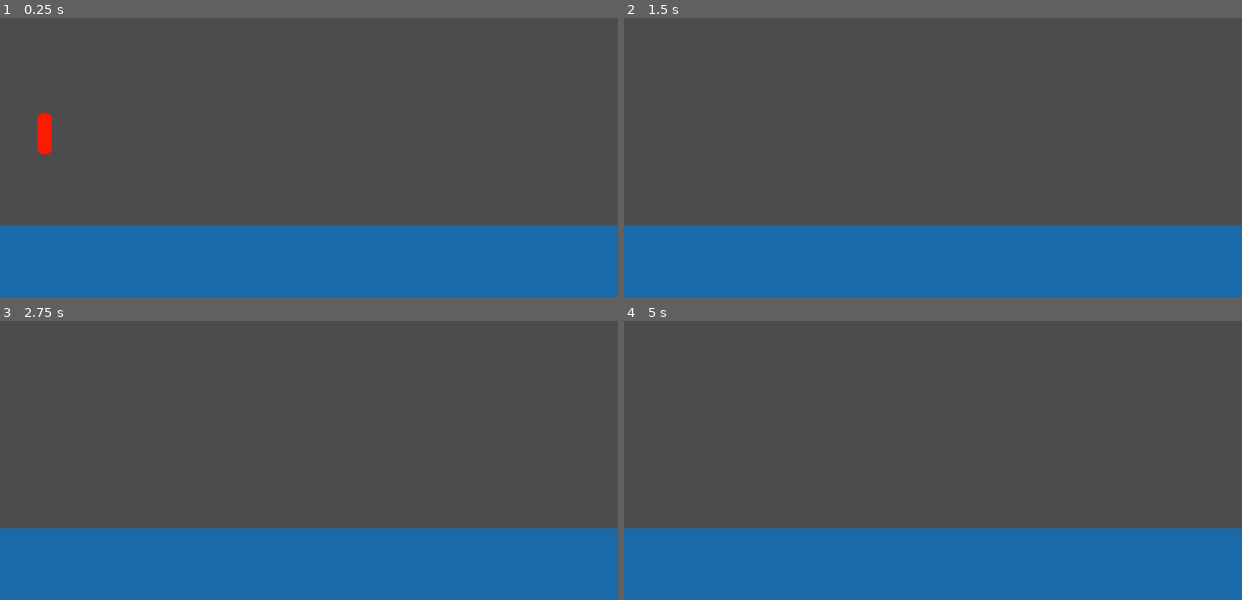
Above: before the commit, frames 1-4 (two rows, left to right).
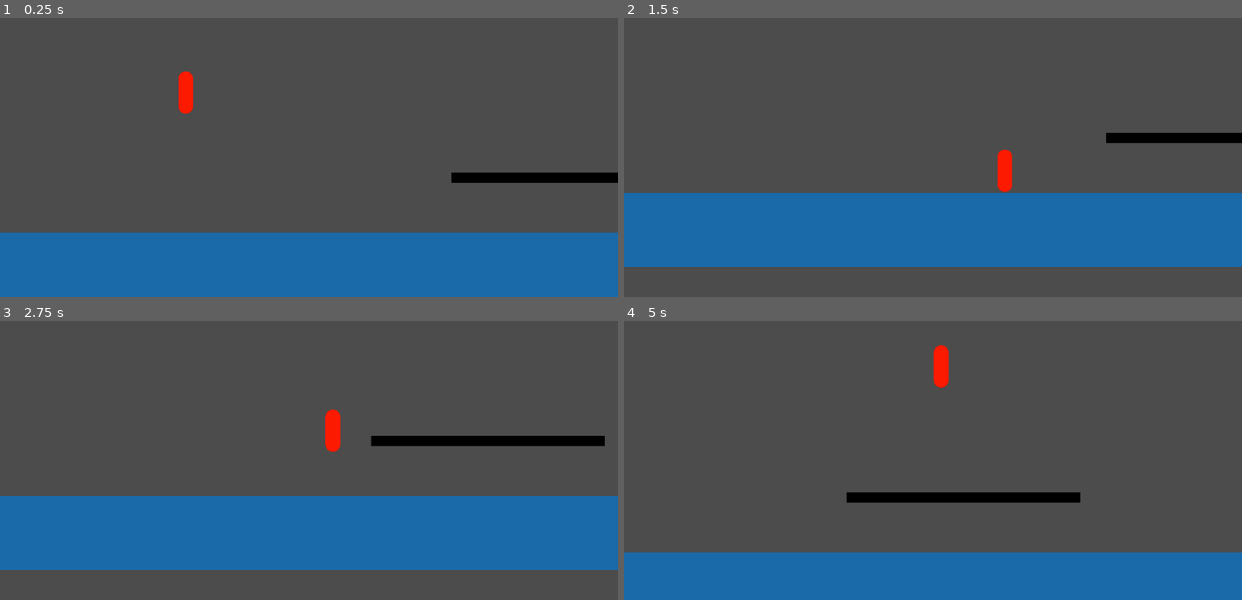
Above: after the commit, the same moments.

Repository: Grayson-Clark/C220-GameJam
Game: Godot game, scene res://Game.tscn
The game is run twice, just before and just after one commit, with the same random seed, the same clock (stepped at 60 frames per second) and the same inputs.
Inputs:
- Up to frame 1 (0.25 s): no input
- Up to frame 2 (1.5 s): hold D (right, bound only after the commit) from 0.53 s (still down); tap W (jump, bound only after the commit) at 0.6, 0.77, 1.07, 1.35 s
- Up to frame 3 (2.75 s): tap W (jump, bound only after the commit) at 1.52, 1.82, 2.1 s; release D (right, bound only after the commit) at 2.03 s; hold A (left, bound only after the commit) from 2.03 s (still down)
- Up to frame 4 (5 s): release A (left, bound only after the commit) at 2.78 s; hold D (right, bound only after the commit) 2.78-4.28 s; tap W (jump, bound only after the commit) at 2.85, 3.02, 3.32, 3.6, 3.77, 4.07, 4.35, 4.52, 4.82 s; hold A (left, bound only after the commit) from 4.28 s (still down)

The runs differ from the first frame. In frame 1, 4.5% of the frame differs, in the area x 0-100%, y 19-78%; in frame 2, 24%; in frame 3, 24%, in the area x 0-100%, y 31-100%; in frame 4, 11%.

Commit message:
Barebones player/level with basic movement

Diff:
--- a/Game.tscn
+++ b/Game.tscn
@@ -1,7 +1,8 @@
-[gd_scene load_steps=3 format=2]
+[gd_scene load_steps=4 format=2]
 
 [ext_resource path="res://Player/Player.tscn" type="PackedScene" id=1]
 [ext_resource path="res://Levels/Level1.tscn" type="PackedScene" id=2]
+[ext_resource path="res://Misc/Camera.gd" type="Script" id=3]
 
 [node name="Game" type="Node2D"]
 
@@ -9,3 +10,16 @@
 
 [node name="Player" parent="." instance=ExtResource( 1 )]
 position = Vector2( 74, 195 )
+
+[node name="Camera" type="Camera2D" parent="."]
+position = Vector2( 514.899, 300.887 )
+current = true
+drag_margin_h_enabled = true
+drag_margin_v_enabled = true
+smoothing_enabled = true
+smoothing_speed = 7.0
+drag_margin_left = 0.3
+drag_margin_top = 0.3
+drag_margin_right = 0.3
+drag_margin_bottom = 0.3
+script = ExtResource( 3 )
--- a/Global.gd
+++ b/Global.gd
@@ -3,3 +3,8 @@
 
 func _ready():
 	pass
+
+
+func _input(event):
+	if Input.is_action_just_pressed("quit"):
+		get_tree().quit()
--- a/Levels/Level1.tscn
+++ b/Levels/Level1.tscn
@@ -10,11 +10,24 @@
 [node name="Ground" type="Node2D" parent="."]
 
 [node name="BlueRect" type="Sprite" parent="Ground"]
-position = Vector2( 512.565, 542.31 )
-scale = Vector2( 0.501401, 0.120488 )
+position = Vector2( 472.305, 542.31 )
+scale = Vector2( 0.85628, 0.120488 )
 texture = ExtResource( 1 )
 
-[node name="Area2D" type="Area2D" parent="Ground/BlueRect"]
+[node name="StaticBody2D" type="StaticBody2D" parent="Ground/BlueRect"]
 
-[node name="CollisionShape2D" type="CollisionShape2D" parent="Ground/BlueRect/Area2D"]
+[node name="CollisionShape2D" type="CollisionShape2D" parent="Ground/BlueRect/StaticBody2D"]
 shape = SubResource( 1 )
+
+[node name="Platform" type="Node2D" parent="."]
+position = Vector2( 707.377, 389.684 )
+
+[node name="BlackRect" type="Sprite" parent="Platform"]
+modulate = Color( 0, 0, 0, 1 )
+scale = Vector2( 0.188654, 0.0164353 )
+texture = ExtResource( 1 )
+
+[node name="StaticBody2D" type="StaticBody2D" parent="Platform/BlackRect"]
+
+[node name="CollisionShape2D" type="CollisionShape2D" parent="Platform/BlackRect/StaticBody2D"]
+shape = SubResource( 1 )
--- /dev/null
+++ b/Misc/Camera.gd
@@ -0,0 +1,6 @@
+extends Camera2D
+
+func _process(_delta):
+	var player = get_node_or_null("../Player")
+	if player != null:
+		position = player.position
--- a/Player/Player.gd
+++ b/Player/Player.gd
@@ -1,23 +1,51 @@
 extends KinematicBody2D
 
-
-export (int) var speed = 1200
-export (int) var jump_speed = -1800
-export (int) var gravity = 4000
+onready var SM = $StateMachine
 
 var velocity = Vector2.ZERO
+var jump_power = Vector2.ZERO
+var direction = 1 # 1 is facing right, -1 is facing left
 
-func get_input():
-	velocity.x = 0
-	if Input.is_action_pressed("walk_right"):
-		velocity.x += speed
-	if Input.is_action_pressed("walk_left"):
-		velocity.x -= speed
+export var gravity = Vector2(0,30)
 
-func _physics_process(delta):
-	get_input()
-	velocity.y += gravity * delta
-	velocity = move_and_slide(velocity, Vector2.UP)
-	if Input.is_action_just_pressed("jump"):
-		if is_on_floor():
-			velocity.y = jump_speed
+export var move_speed = 20
+export var max_move = 300
+
+export var jump_speed = 100 # vertical jump "power"
+export var max_jump = 1000
+
+export var leap_speed = 100 # horizontal jump "power"
+export var max_leap = 1000
+
+var has_jump = true
+
+
+func _ready():
+	pass
+
+func _physics_process(_delta):
+	velocity.x = clamp(velocity.x,-max_move,max_move)
+	print(has_jump)
+
+	if is_on_floor() and not has_jump:
+		has_jump = true
+
+
+func is_moving():
+	if Input.is_action_pressed("left") or Input.is_action_pressed("right"):
+		return true
+	return false
+
+func move_vector():
+	return Vector2(Input.get_action_strength("right") - Input.get_action_strength("left"),0.0)
+
+func _unhandled_input(event):
+	if event.is_action_pressed("left"):
+		direction = -1
+	if event.is_action_pressed("right"):
+		direction = 1
+
+func set_animation(anim):
+	if $AnimatedSprite.animation == anim: return
+	if $AnimatedSprite.frames.has_animation(anim): $AnimatedSprite.play(anim)
+	else: $AnimatedSprite.play()
--- a/Player/Player.tscn
+++ b/Player/Player.tscn
@@ -1,19 +1,73 @@
-[gd_scene load_steps=4 format=2]
+[gd_scene load_steps=10 format=2]
 
 [ext_resource path="res://Player/PlayerAssets/capsule_red_s1.png" type="Texture" id=1]
 [ext_resource path="res://Player/Player.gd" type="Script" id=2]
+[ext_resource path="res://Player/StateMachine/StateMachine.gd" type="Script" id=3]
+[ext_resource path="res://Player/StateMachine/Idle.gd" type="Script" id=4]
+[ext_resource path="res://Player/StateMachine/Fall.gd" type="Script" id=5]
+[ext_resource path="res://Player/StateMachine/Move.gd" type="Script" id=6]
+[ext_resource path="res://Player/StateMachine/Jump.gd" type="Script" id=7]
+
+[sub_resource type="SpriteFrames" id=2]
+animations = [ {
+"frames": [ ExtResource( 1 ) ],
+"loop": true,
+"name": "default",
+"speed": 1.0
+} ]
 
 [sub_resource type="CapsuleShape2D" id=1]
 radius = 12.6827
 height = 46.8924
 
 [node name="Player" type="KinematicBody2D"]
+collision/safe_margin = 0.2
 script = ExtResource( 2 )
+gravity = Vector2( 0, 30 )
+jump_speed = 750
+max_jump = 2000
 
-[node name="Sprite" type="Sprite" parent="."]
+[node name="AnimatedSprite" type="AnimatedSprite" parent="."]
 rotation = 1.5708
 scale = Vector2( 0.1, 0.1 )
-texture = ExtResource( 1 )
+frames = SubResource( 2 )
 
 [node name="CollisionShape2D" type="CollisionShape2D" parent="."]
 shape = SubResource( 1 )
+
+[node name="Detection(UNUSED_RIGHT_NOW)" type="Node2D" parent="."]
+visible = false
+
+[node name="Down" type="RayCast2D" parent="Detection(UNUSED_RIGHT_NOW)"]
+collide_with_areas = true
+collide_with_bodies = false
+
+[node name="Up" type="RayCast2D" parent="Detection(UNUSED_RIGHT_NOW)"]
+rotation = 3.14159
+collide_with_areas = true
+collide_with_bodies = false
+
+[node name="Left" type="RayCast2D" parent="Detection(UNUSED_RIGHT_NOW)"]
+rotation = 1.5708
+collide_with_areas = true
+collide_with_bodies = false
+
+[node name="Right" type="RayCast2D" parent="Detection(UNUSED_RIGHT_NOW)"]
+rotation = 4.71239
+collide_with_areas = true
+collide_with_bodies = false
+
+[node name="StateMachine" type="Node" parent="."]
+script = ExtResource( 3 )
+
+[node name="Idle" type="Node" parent="StateMachine"]
+script = ExtResource( 4 )
+
+[node name="Fall" type="Node" parent="StateMachine"]
+script = ExtResource( 5 )
+
+[node name="Move" type="Node" parent="StateMachine"]
+script = ExtResource( 6 )
+
+[node name="Jump" type="Node" parent="StateMachine"]
+script = ExtResource( 7 )
--- /dev/null
+++ b/Player/StateMachine/Fall.gd
@@ -0,0 +1,30 @@
+extends Node
+
+onready var SM = get_parent()
+onready var player = get_node("../..")
+
+func _ready():
+	yield(player, "ready")
+
+func start():
+	player.set_animation("Fall")
+	player.jump_power = Vector2.ZERO
+
+func physics_process(_delta):
+	if player.is_on_floor() and player.velocity.y > 0:
+		player.velocity.y = 0
+		if player.is_moving():
+			SM.set_state("Move")
+		else:
+			SM.set_state("Idle")
+		return
+	if player.is_on_ceiling():
+		player.velocity.y = 0
+	if player.is_on_wall():
+		player.velocity.x = 0
+	if Input.is_action_just_pressed("jump") and player.has_jump:
+		SM.set_state("Jump")
+
+
+	player.velocity += player.move_speed * player.move_vector() + player.gravity
+	player.move_and_slide(player.velocity, Vector2.UP)
--- /dev/null
+++ b/Player/StateMachine/Idle.gd
@@ -0,0 +1,20 @@
+extends Node
+
+onready var SM = get_parent()
+onready var player = get_node("../..")
+
+func _ready():
+	yield(player, "ready")
+
+func start():
+	player.velocity = Vector2(0,1.0)
+	player.set_animation("Idle")
+
+func physics_process(_delta):
+	if not player.is_on_floor():
+		SM.set_state("Fall")
+	if player.is_moving():
+		print("moving")
+		SM.set_state("Move")
+	if Input.is_action_just_pressed("jump") and player.has_jump:
+		SM.set_state("Jump")
--- /dev/null
+++ b/Player/StateMachine/Jump.gd
@@ -0,0 +1,36 @@
+extends Node
+
+onready var SM = get_parent()
+onready var player = get_node("../..")
+
+func _ready():
+	yield(player, "ready")
+
+func start():
+	player.has_jump = false
+	player.set_animation("Jump")
+	player.jump_power = Vector2.ZERO
+
+	# if in midair
+	if not player.is_on_floor():
+		player.velocity += player.move_speed * player.move_vector() + player.gravity
+		player.move_and_slide(player.velocity, Vector2.UP)
+
+	# if we are moving, increase horizontal jump power
+	if player.is_moving():
+		player.jump_power.x = clamp(player.jump_power.x + (player.move_vector().x * player.leap_speed), -player.max_leap, player.max_leap)
+
+	# set vertical jump power
+	player.jump_power.y = clamp(player.jump_power.y - player.jump_speed, -player.max_jump, 0)
+
+	# set vertical velocity to 0
+	player.velocity.y = 0
+	# add vertical and horizontal jump power to velocity
+	player.velocity += player.jump_power
+
+	# apply velocity and transition to fall
+	player.move_and_slide(player.velocity, Vector2.UP)
+	SM.set_state("Fall")
+
+func physics_process(_delta):
+	pass
--- /dev/null
+++ b/Player/StateMachine/Move.gd
@@ -0,0 +1,30 @@
+extends Node
+
+onready var SM = get_parent()
+onready var player = get_node("../..")
+
+onready var prev_direction = player.direction
+
+func _ready():
+	yield(player, "ready")
+
+func start():
+	player.set_animation("Move")
+	player.jump_power = Vector2.ZERO
+
+func physics_process(_delta):
+	if not player.is_on_floor():
+		SM.set_state("Fall")
+	else:
+		player.velocity.y = 0
+	if Input.is_action_just_pressed("jump") and player.has_jump:
+		SM.set_state("Jump")
+	if player.is_moving():
+		if player.direction != prev_direction:
+			player.velocity.x = 0
+			prev_direction = player.direction
+		player.velocity += player.move_speed * player.move_vector()
+		player.move_and_slide(player.velocity, Vector2.UP)
+	else:
+		player.velocity = Vector2.ZERO
+		SM.set_state("Idle")
--- /dev/null
+++ b/Player/StateMachine/Moving_and_Jumping.gd
@@ -0,0 +1,27 @@
+extends Node
+
+onready var SM = get_parent()
+onready var player = get_node("../..")
+
+func _ready():
+	yield(player, "ready")
+
+func physics_process(_delta):
+	if not player.is_on_floor():
+		SM.set_state("Coyote")
+	else:
+		player.velocity.y = 0
+
+	player.jump_power.y = clamp(player.jump_power.y - player.jump_speed, -player.max_jump, 0)
+	if Input.is_action_just_released("jump"):
+		player.velocity.y = 0
+		player.velocity += player.jump_power
+		player.move_and_slide(player.velocity, Vector2.UP)
+		SM.set_state("Falling")
+	elif player.is_moving():
+		player.set_animation("Moving")
+		player.velocity += player.move_speed * player.move_vector()
+		player.move_and_slide(player.velocity, Vector2.UP)
+	else:
+		player.velocity.x = 0
+		SM.set_state("Jump")
--- /dev/null
+++ b/Player/StateMachine/Player_Container.gd
@@ -0,0 +1,24 @@
+extends Node2D
+
+onready var Player = load("res://Player/Player.tscn")
+var starting_position = Vector2(200,200)
+
+
+func _process(_delta):
+	if not has_node("Player"):
+		respawn_player()
+
+func respawn_player():
+	var player = Player.instance()
+	var StartPortal = get_node_or_null("../StartPortal")
+	if StartPortal:
+		player.position = StartPortal.position
+	else:
+		player.position = starting_position
+	add_child(player)
+	player.score = Global.save_data["general"]["score"]
+	Global.update_score(player.score)
+
+
+func _on_AudioStreamPlayer2D_finished():
+	get_node("../AudioStreamPlayer2D").play()
--- /dev/null
+++ b/Player/StateMachine/StateMachine.gd
@@ -0,0 +1,37 @@
+extends Node
+
+onready var state = null
+onready var previous_state = null
+onready var state_name = ""
+
+func _ready():
+	if get_child_count():
+		set_state(get_children()[0].name)
+
+func _physics_process(delta):
+	if state and state.has_method("physics_process"):
+		state.physics_process(delta)
+
+func _process(delta):
+	if state and state.has_method("process"):
+		state.process(delta)
+
+func _unhandled_input(event):
+	if state and state.has_method("unhandled_input"):
+		state.unhandled_input(event)
+
+func set_state(s):
+	state_name = s
+	var new_state = get_node(s)
+	if new_state != null:
+		if state != null:
+			if state.has_method("end"):
+				print("end ", s)
+				state.end()
+			previous_state = state
+		state = new_state
+		if state.has_method("start"):
+			print("start ", s)
+			state.start()
+	else:
+		state = null
--- a/project.godot
+++ b/project.godot
@@ -23,6 +23,29 @@
 
 Global="*res://Global.gd"
 
+[input]
+
+left={
+"deadzone": 0.5,
+"events": [ Object(InputEventKey,"resource_local_to_scene":false,"resource_name":"","device":0,"alt":false,"shift":false,"control":false,"meta":false,"command":false,"pressed":false,"scancode":65,"unicode":0,"echo":false,"script":null)
+ ]
+}
+right={
+"deadzone": 0.5,
+"events": [ Object(InputEventKey,"resource_local_to_scene":false,"resource_name":"","device":0,"alt":false,"shift":false,"control":false,"meta":false,"command":false,"pressed":false,"scancode":68,"unicode":0,"echo":false,"script":null)
+ ]
+}
+jump={
+"deadzone": 0.5,
+"events": [ Object(InputEventKey,"resource_local_to_scene":false,"resource_name":"","device":0,"alt":false,"shift":false,"control":false,"meta":false,"command":false,"pressed":false,"scancode":87,"unicode":0,"echo":false,"script":null)
+ ]
+}
+quit={
+"deadzone": 0.5,
+"events": [ Object(InputEventKey,"resource_local_to_scene":false,"resource_name":"","device":0,"alt":false,"shift":false,"control":false,"meta":false,"command":false,"pressed":false,"scancode":16777217,"unicode":0,"echo":false,"script":null)
+ ]
+}
+
 [rendering]
 
 environment/default_environment="res://default_env.tres"
